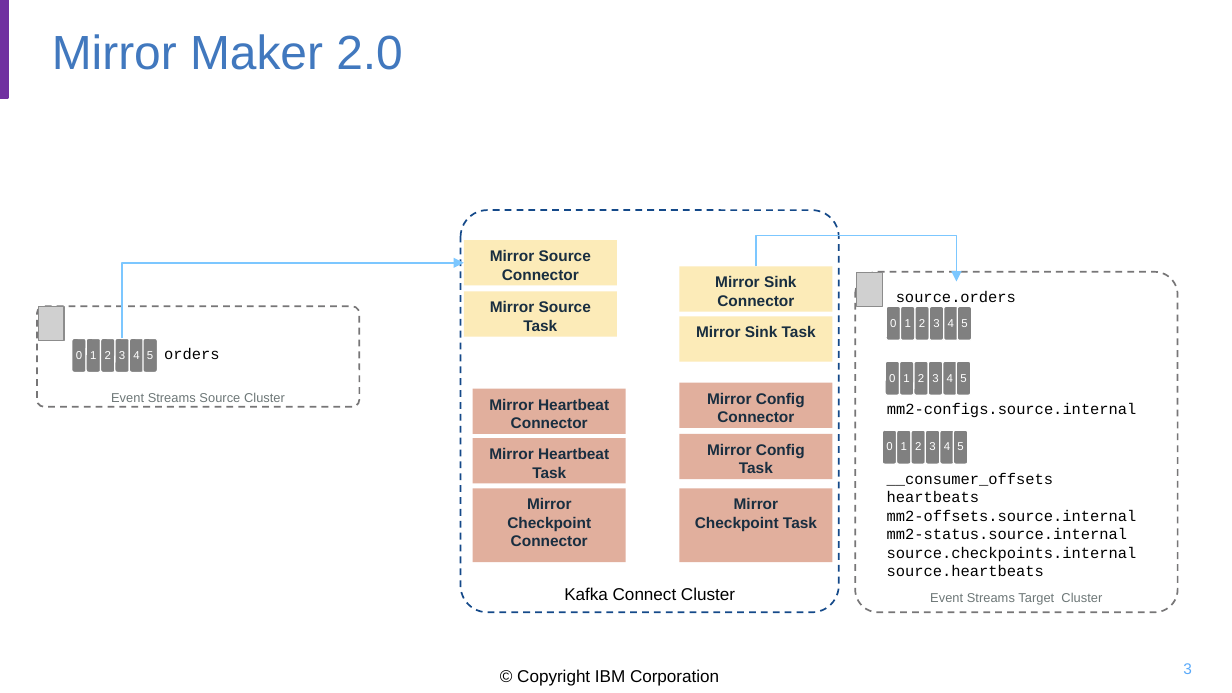
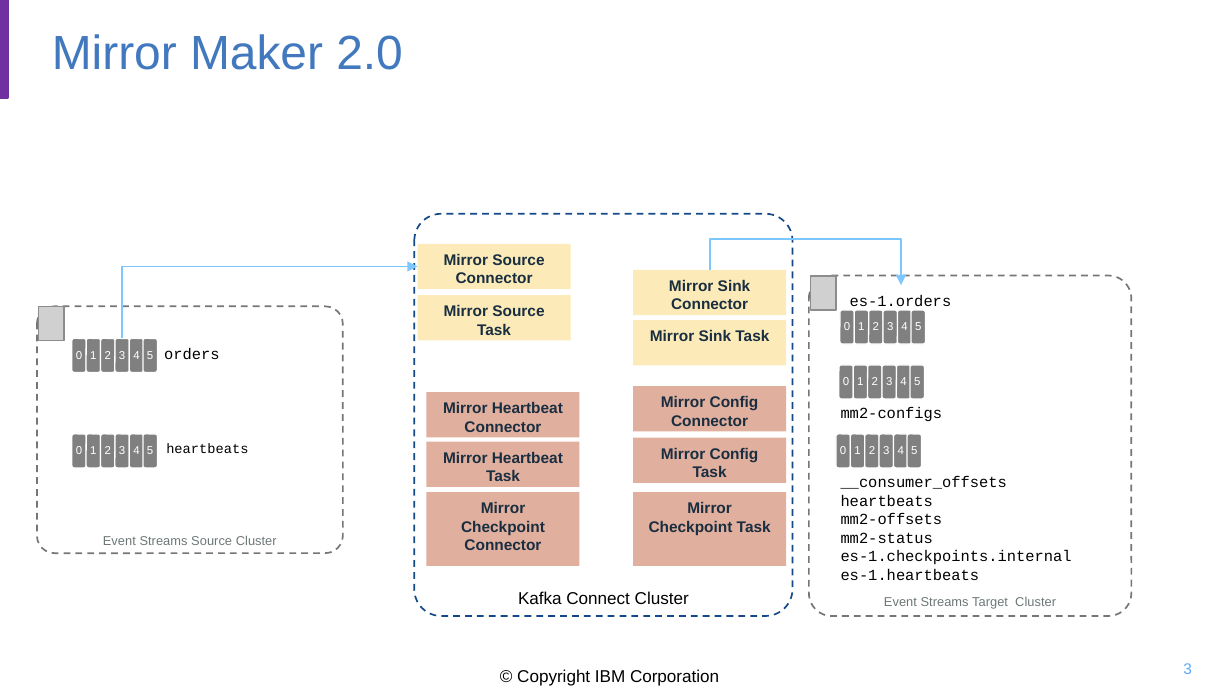
Before and after one commit to jbcodeforce/refarch-eda-data-consistency, a slide deck: slide 3 of docs/mm2-diagrams.pptx. Drawn at 1232x693 pixels with LibreOffice and Linux fonts; fonts in the diff are those of the drawing; grey boxes stand for pictures; background and template pictures are left out. Boxes give left, top, right and bottom in pixels: in the first picture for what was removed or moved away, otherwise in the second. Text is boxed around its words. In the diff, an @@ line names an element or a change of style, - is before the commit and + after.

```diff
--- a/docs/mm2-diagrams.pptx
+++ b/docs/mm2-diagrams.pptx
@@ elbow arrow moved from (756, 266) - (956, 281) to (710, 270) - (901, 285) @@
@@ elbow arrow moved from (122, 339) - (464, 262) to (122, 339) - (418, 266) @@
@@ text at (850, 295, 952, 311): text changed @@
-source.orders
+es-1.orders
@@ rounded rectangle "Event Streams Source Cluster": place and size @@
-rounded rectangle "Event Streams Source Cluster" at (37, 307, 360, 408)
+rounded rectangle "Event Streams Source Cluster" at (37, 307, 342, 553)
@@ text at (841, 406, 943, 421): text changed @@
-mm2-configs.source.internal
+mm2-configs
@@ group added at (71, 434, 158, 468): 6 rounded rectangles @@
+0
+1
+2
+3
+4
+5
@@ text added at (166, 443, 248, 453), 8 pt, text #000000 @@
+heartbeats
@@ 20 rounded rectangles, 10 rectangles, 1 picture: place and size @@
-20 rounded rectangles, 10 rectangles, 1 picture at (461, 211, 1178, 612)
+20 rounded rectangles, 10 rectangles, 1 picture at (414, 214, 1132, 616)
@@ text "__consumer_offsets": place and size @@
-text "__consumer_offsets" at (887, 473, 1137, 576)
+text "__consumer_offsets" at (841, 476, 1072, 580)
@@ text at (841, 513, 1072, 580): text changed @@
-mm2-offsets.source.internal
-mm2-status.source.internal
-source.checkpoints.internal
-source.heartbeats
+mm2-offsets
+mm2-status
+es-1.checkpoints.internal
+es-1.heartbeats
```
Also in this commit, not shown: 1 other slide changed, 3 other files.
